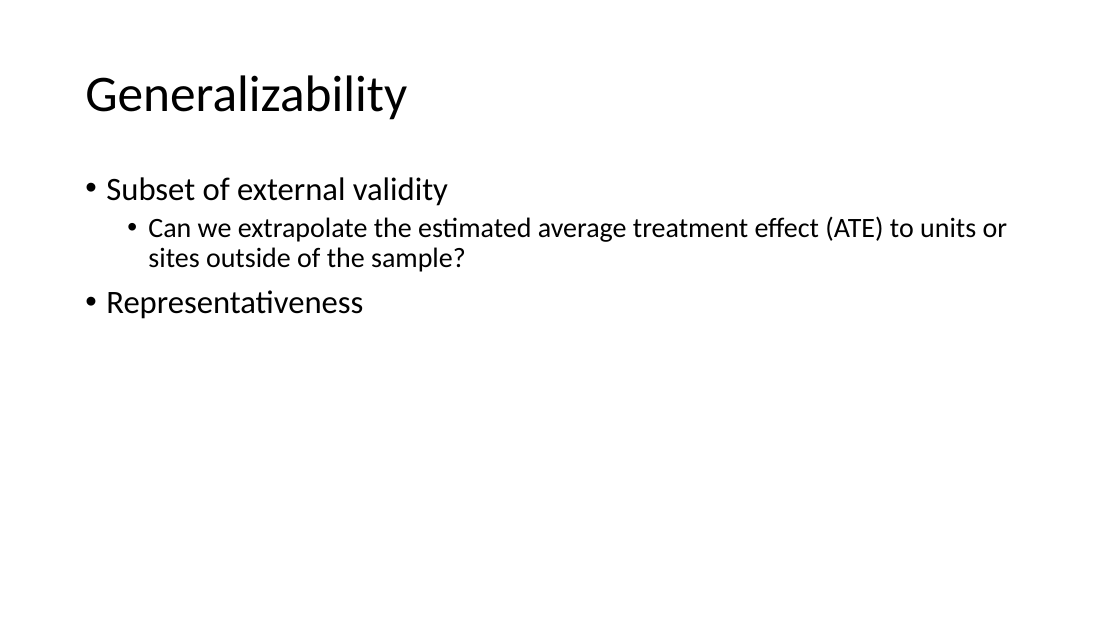
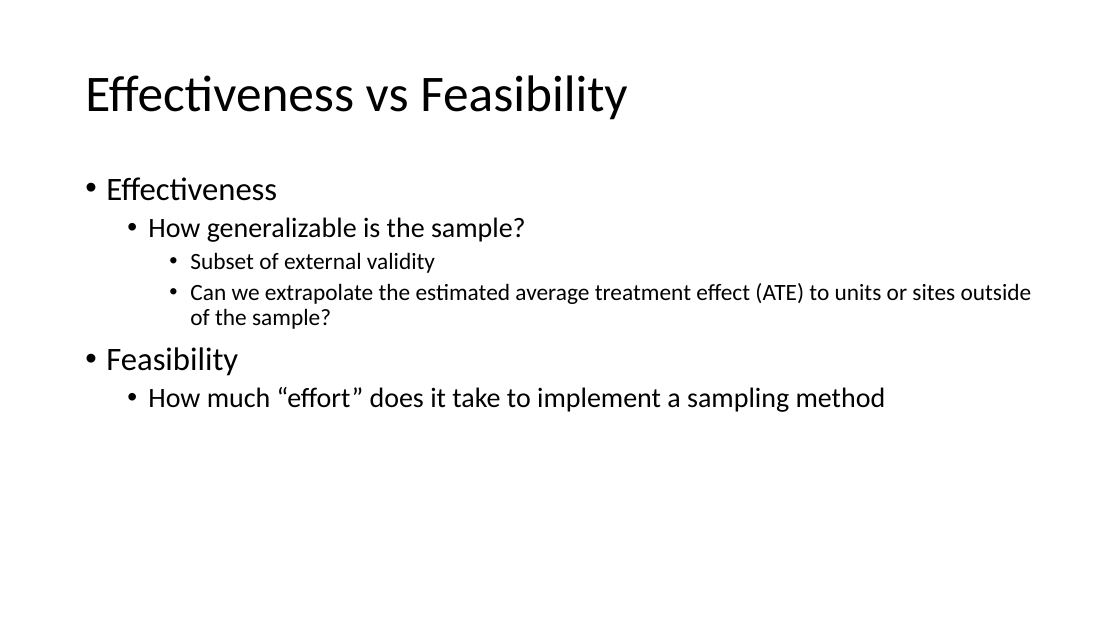
Before and after one commit to GlebFu/GenSamp, a slide deck: slide 4 of Presentation/GenSamp SREE.pptx (slide 2 before the commit). Drawn at 1120x630 pixels with LibreOffice and Linux fonts; fonts in the diff are those of the drawing. Boxes give left, top, right and bottom in pixels: in the first picture for what was removed or moved away, otherwise in the second. Text is boxed around its words. In the diff, an @@ line names an element or a change of style, - is before the commit and + after.

Commit message:
Presentation

```diff
--- a/Presentation/GenSamp SREE.pptx
+++ b/Presentation/GenSamp SREE.pptx
@@ title at box(85, 75, 627, 120): text changed @@
-Generalizability
+Effectiveness vs Feasibility
@@ text at box(106, 177, 526, 242): paragraphs added @@
+• Effectiveness
+  • How generalizable is the sample?
@@ text at box(190, 252, 1032, 329): size 28 to 20 pt in "Subset of external validity"; size 24 to 20 pt in "Can we extrapolate the estimated average treatment ..."; list level 1 to 3 in "Subset of external validity"; list level 2 to 3 in "Can we extrapolate the estimated ..." @@
@@ text at box(106, 347, 886, 412): text changed; size 28 to 24 pt @@
-• Representativeness
+• Feasibility
+  • How much “effort” does it take to implement a sampling method
```
Also in this commit, not shown: 7 slides added, 1 other file.
